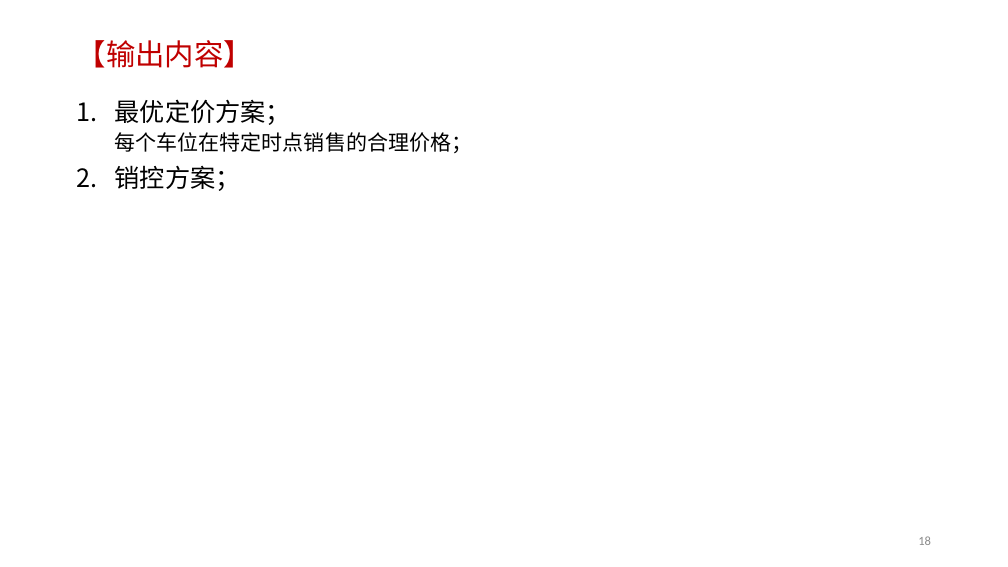
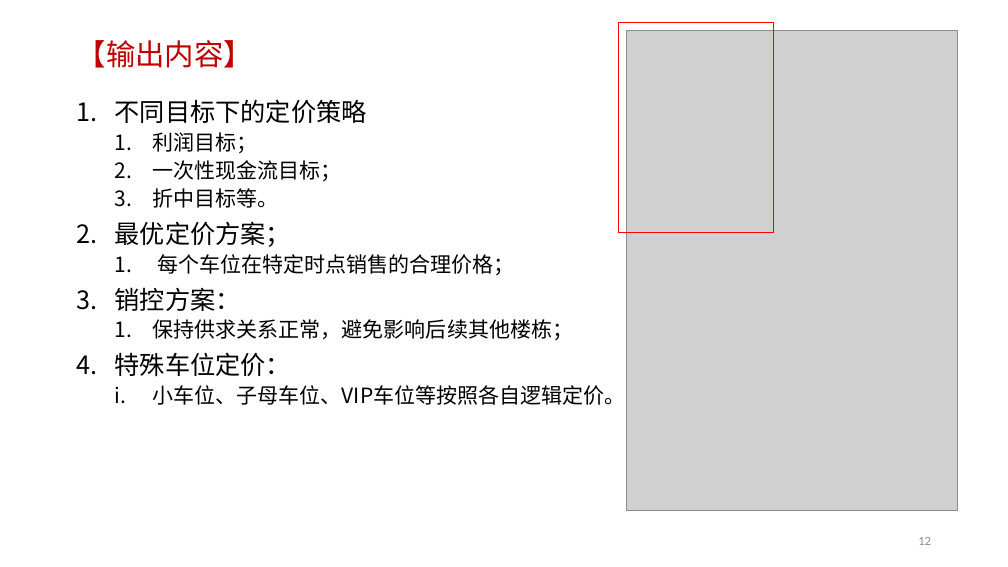
Before and after one commit to ludwigpeking/2409-parking-pricing, a slide deck: slide 12 of 2401-parkingPricing.pptx (slide 18 before the commit). Drawn at 1008x567 pixels with LibreOffice and Linux fonts; fonts in the diff are those of the drawing; grey boxes stand for pictures; background and template pictures are left out. Boxes give left, top, right and bottom in pixels: in the first picture for what was removed or moved away, otherwise in the second. Text is boxed around its words. In the diff, an @@ line names an element or a change of style, - is before the commit and + after.

```diff
--- a/2401-parkingPricing.pptx
+++ b/2401-parkingPricing.pptx
@@ rectangle added at <box>619,23,774,233</box>, outline #FF0000 1 pt @@
@@ picture added at <box>627,30,958,511</box> @@
@@ text at <box>115,99,367,208</box>: paragraphs added @@
+1. 不同目标下的定价策略
+  1. 利润目标；
+  2. 一次性现金流目标；
+  3. 折中目标等。
@@ text at <box>157,254,515,275</box>: bullet none to 1. @@
@@ text at <box>115,287,625,405</box>: text changed; size 24 to 20 pt @@
-2. 销控方案；
+3. 销控方案：
+  1. 保持供求关系正常，避免影响后续其他楼栋；
+4. 特殊车位定价：
+  i. 小车位、子母车位、VIP车位等按照各自逻辑定价。
@@ page number at <box>918,537,931,545</box>: text changed @@
-18
+12
```
Also in this commit, not shown: 9 other slides changed, 3 slides added, 9 slides removed, 12 other files.
